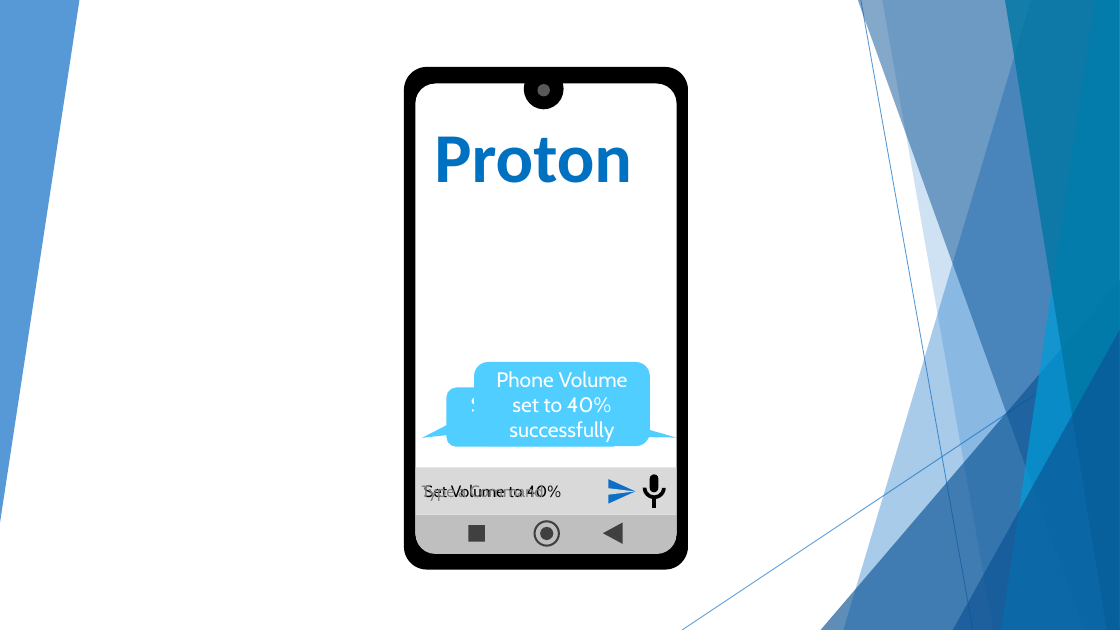
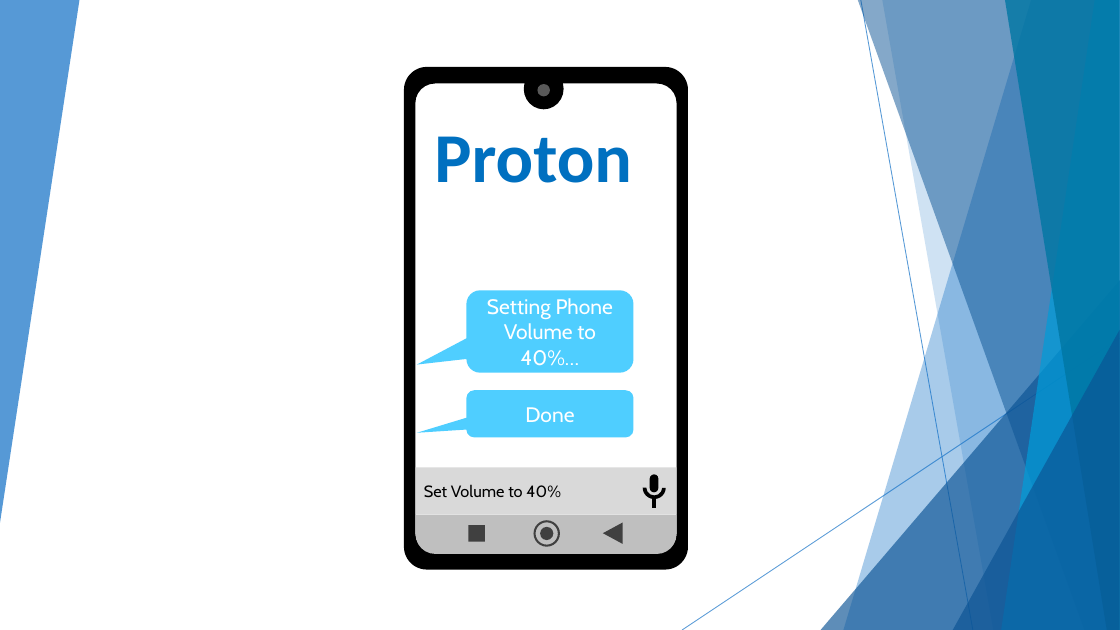
Before and after one commit to techinessoverloaded/MiniProjectPresentation, a slide deck: slide 27 of Proton.pptx. Drawn at 1120x630 pixels with LibreOffice and Linux fonts; fonts in the diff are those of the drawing. Boxes give left, top, right and bottom in pixels: in the first picture for what was removed or moved away, otherwise in the second. Text is boxed around its words. In the diff, an @@ line names an element or a change of style, - is before the commit and + after.

```diff
--- a/Proton.pptx
+++ b/Proton.pptx
@@ rounded speech box "Setting Phone Volume to 40%…": place and size @@
-rounded speech box "Setting Phone Volume to 40%…" at box(474, 362, 649, 446)
+rounded speech box "Setting Phone Volume to 40%…" at box(466, 291, 634, 373)
@@ text in rounded speech box at box(487, 298, 613, 366): text changed @@
-Phone Volume set to 40% successfully
+Setting Phone Volume to 40%…
@@ rounded speech box removed at box(446, 387, 622, 447) @@
-Set Volume to 40%
@@ rounded speech box added at box(466, 391, 634, 438), fill #4FCEFF, 18 pt, text #FFFFFF @@
+Done
@@ triangle removed at box(609, 479, 636, 504) @@
@@ text removed at box(422, 484, 544, 501) @@
-Type a Command
@@ triangle removed at box(608, 488, 635, 495) @@
```
Also in this commit, not shown: 3 other slides changed, 5 other files.
